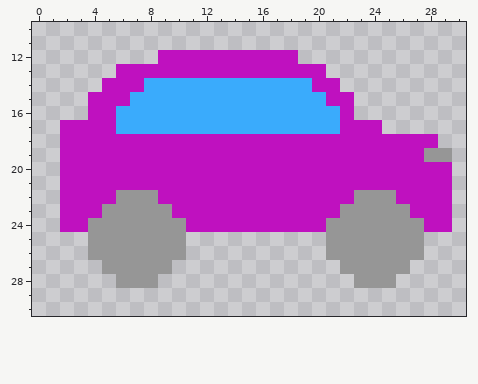
Two states of a pixel-art sprite, fiber/react-ascii/examples/basic/src/car.png. This is how it looked before the edit.
The file is 32x32 pixels. Shown: x 0..30, y 10..30.
New version:
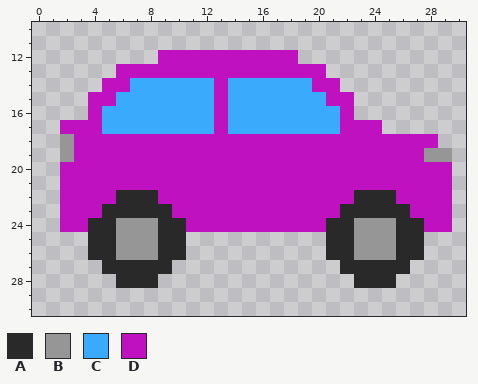
Palette (. is transparent): A #292929  B #969696  C #3aabfc  D #bf11bf
What changed:
@@ x 0..30 @@
 13 ......DDDDDDDDDDDDDDD..........
-14 .....DDDCCCCCCCCCCCCDD.........
-15 ....DDDCCCCCCCCCCCCCCDD........
-16 ....DDCCCCCCCCCCCCCCCCD........
-17 ..DDDDCCCCCCCCCCCCCCCCDDD......
-18 ..DDDDDDDDDDDDDDDDDDDDDDDDDDD..
-19 ..DDDDDDDDDDDDDDDDDDDDDDDDDDBB.
+14 .....DDCCCCCCDCCCCCCDD.........
+15 ....DDCCCCCCCDCCCCCCCDD........
+16 ....DCCCCCCCCDCCCCCCCCD........
+17 ..DDDCCCCCCCCDCCCCCCCCDDD......
+18 ..BDDDDDDDDDDDDDDDDDDDDDDDDDD..
+19 ..BDDDDDDDDDDDDDDDDDDDDDDDDDBB.
 20 ..DDDDDDDDDDDDDDDDDDDDDDDDDDDD.
 21 ..DDDDDDDDDDDDDDDDDDDDDDDDDDDD.
-22 ..DDDDBBBDDDDDDDDDDDDDDBBBDDDD.
-23 ..DDDBBBBBDDDDDDDDDDDDBBBBBDDD.
-24 ..DDBBBBBBBDDDDDDDDDDBBBBBBBDD.
-25 ....BBBBBBB..........BBBBBBB...
-26 ....BBBBBBB..........BBBBBBB...
-27 .....BBBBB............BBBBB....
-28 ......BBB..............BBB.....
+22 ..DDDDAAADDDDDDDDDDDDDDAAADDDD.
+23 ..DDDAAAAADDDDDDDDDDDDAAAAADDD.
+24 ..DDAABBBAADDDDDDDDDDAABBBAADD.
+25 ....AABBBAA..........AABBBAA...
+26 ....AABBBAA..........AABBBAA...
+27 .....AAAAA............AAAAA....
+28 ......AAA..............AAA.....
 29 ...............................
